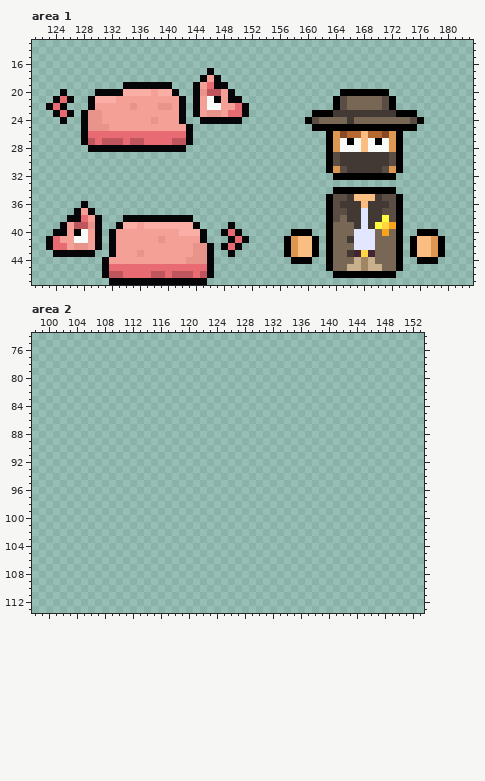
Pixel-art file -- Assets/Graphics/Sprites/animals.aseprite. That is the earlier state.
300x300 pixels, 1 frame. Colours within 5 levels of each other are drawn and written as one. Shown: area 1: x 121..183, y 13..47; area 2: x 98..153, y 74..113. The commit also changed other parts of the picture, which this record leaves out.
New version:
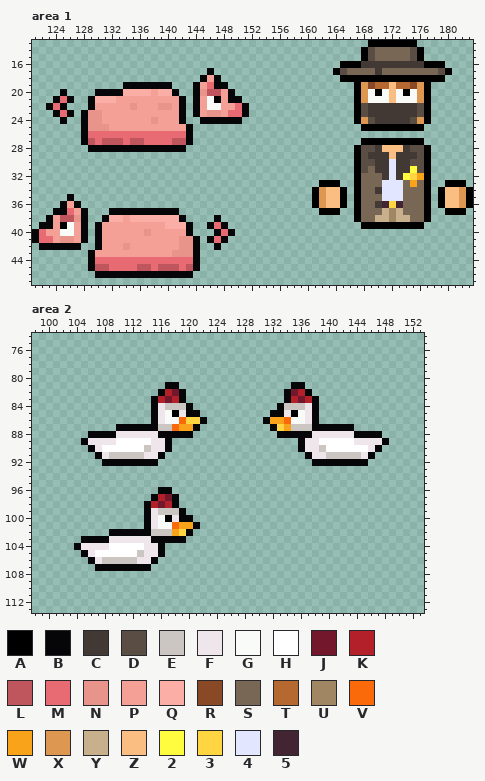
Palette (. is transparent): A #000000  B #060608  C #423934  D #5a4e44  E #cbc6c1  F #eee6ea  G #f9fbf9  H #ffffff  J #73172d  K #b4202a  L #bf565e  M #e86a73  N #e8948b  P #f5a097  Q #faaea6  R #8a4926  S #796755  T #b66831  U #a08662  V #fa6a0a  W #f9a31b  X #de9751  Y #c7b08b  Z #fbbe82  2 #fffc40  3 #ffd541  4 #e3e6ff  5 #422433
From old to new:
Changed rows in their new state; - is an unchanged pixel.
Area 1:
first column x 121:
13 ------------------------------------------------AAAAAAA--------
14 -----------------------------------------------ADSSSSSDA-------
15 -----------------------------------------------ADSSSSSDA-------
16 --------------------------------------------AAACCCCCCCCCAAA----
17 -------------------------------------------ADSSSSCSSSSSSSSDA---
18 --------------------------------------------AAAAAAAAAAAAAAA----
19 ----------------------------------------------AXRTTZTTRXA------
20 --------------------------------------------..-XG-GZGAGXA------
21 -------------------------------------------...AXGGGZGGGXA------
22 -------------------------------------------...ADCCCCCCCDA------
23 ----------------------------------------......AD----CCCDA------
24 ---------------------------------------.......AXDCCCCC-XA------
25 ----------------------------------------.......--------A-------
26 ------------------------------------------...........----------
27 ------------------------------------------.....AA-AA-AAA-------
28 ------------------------------------------....ADDCZZZCDDA------
29 ------------------------------------------....AD---ZCCCDA------
30 ------------------------------------------....ADD--4CCDDA------
31 ------------------------------------------....ADS-C4CC2DA------
32 -------------------------------------------...-SSSC4C23WA------
33 -----------------------------------------AAA--ASSS444SWSA--AAA-
34 ----------------------------------------AXZZ-.-SSC444SSSA-AZZXA
35 -----B----------------------------------AXZZA.ASSS444SSSA-AZZXA
36 ----BPB.--------------------------------AXZZA.ASS-535SSSA-AZZXA
37 ---BBMPB.--BBBBBBBBBB--------------------A-A..ASSSYUYSSSA--AAA-
38 --BPLLNB..BQQPQQQQQQQ-.---B---------------....ASSYYUYYSSA------
39 -BBPAGPB.-PPPPP-PPP---B.-BMB.-------------.....AAAAA-AAA-------
40 BMPPGGPB.-PP----N----PB..-BMB.-------...--...........--...-----
41 BMMPNNPB.-PP------P--NNB.BMB...-----.....-...........-.....----
42 -B-BBBB..-PP-N-------NNB..B...------.....-...........-.....----
43 ---.....-PPP---P----NNNB..--.-------.....-...........-.....----
44 --------BMMMMMMMMMMMMMMB..-----------...--...........--...-----
45 --------BLL----LL-LLL-LB..----------------...........----------
46 ---------B-BBBBBBBBBBBB...-----------------.........-----------
47 -----------..............--------------------------------------
Area 2:
first column x 105:
 81 ------------BB----------------BB------------
 82 -----------BKJB--------------BJKB-----------
 83 ----------BKJKB--------------BKJKB----------
 84 ----------BFEEEB------------BEEEFB----------
 85 ----------BFGAFBB----------BBFAGFB----------
 86 ----------BFGGV33B--------BWWVGGFB----------
 87 -----BBBBBBEEVWWB----------B3WEEEBBBBBB-----
 88 -BBBBFFFFFFBBBBB------------BBBBBFFFFFFBBBB-
 89 BFFFFHHHHHFFB------------------BFFHHHHHFFFFB
 90 -BFHHHHHHEFFB------------------BFFEHHHHHHFB-
 91 --BFEEEEEFFB--------------------BFFEEEEEFB--
 92 ---BBBBBBBB----------------------BBBBBBBB---
first column x 104:
 96 ------------BB----
 97 -----------BKJB---
 98 ----------BKJKB---
 99 ----------BFEEEB--
100 ----------BFGAFBB-
101 ----------BFGGVWWB
102 -----BBBBBBEEEW3B-
103 -BBBBFFFFFFBBBBB--
104 BFFFFHHHHHFFB-----
105 -BFHHHHHHEFFB-----
106 --BFEEEEEFFB------
107 ---BBBBBBBB-------
